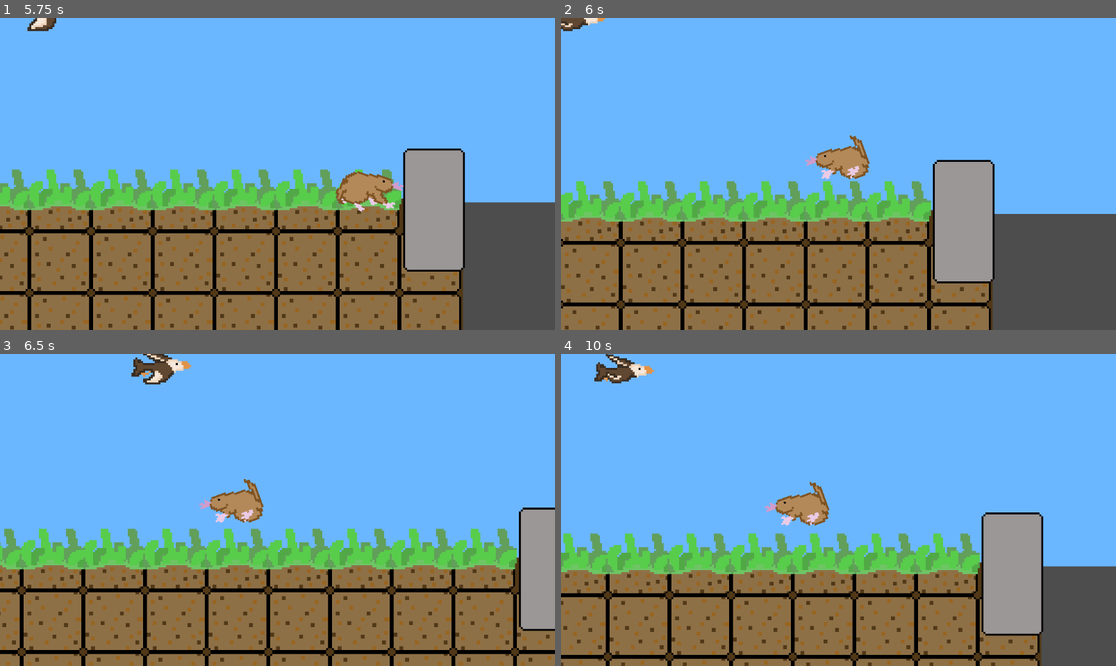
Above: before the commit, frames 1-4 (two rows, left to right).
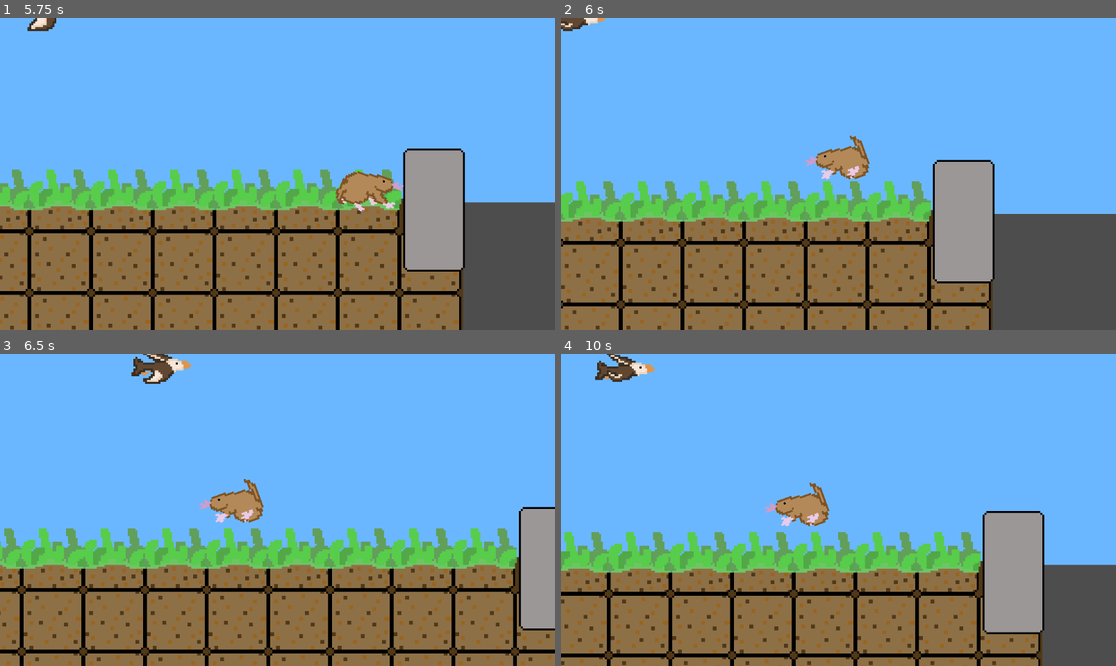
Above: after the commit, the same moments.

Repository: CanadianPS1/GameJam---Mole-Time
Game: Godot game, scene res://Scenes/game.tscn
Two runs of this game, one before a commit and one after it. Both use one fixed random seed, a clock stepped at 60 frames per second and the inputs below.
Inputs:
- Up to frame 1 (5.75 s): hold D (moveRight) 0.53-2.03 s; tap W (moveUp) at 0.6, 0.77, 1.07, 1.35, 1.52, 1.82, 2.1, 2.85, 3.02, 3.32, 3.6, 3.77, 4.07, 4.35, 4.52, 4.82, 5.1 s; hold A (moveLeft) 2.03-2.78 s; hold D (moveRight) 2.78-4.28 s; hold A (moveLeft) 4.28-5.03 s; hold D (moveRight) from 5.03 s (still down)
- Up to frame 2 (6 s): release D (moveRight) at 5.78 s; hold A (moveLeft) from 5.78 s (still down); tap W (moveUp) at 5.85 s
- Up to frame 3 (6.5 s): keep holding A (moveLeft); tap W (moveUp) at 6.02, 6.32 s
- Up to frame 4 (10 s): tap W (moveUp) at 6.6, 6.77, 7.07, 7.35, 7.52, 7.82, 8.1, 8.85, 9.02, 9.32, 9.6, 9.77 s; release A (moveLeft) at 7.28 s; hold D (moveRight) 7.28-9.53 s; hold A (moveLeft) from 9.53 s (still down)

Frame 1 is identical in both runs. In frame 2, less than 0.1% of the frame differs, in the area x 44-56%, y 37-52%; in frame 3, 2.4%; in frame 4, 8.5%, in the area x 0-100%, y 0-100%.

Commit message:
updated wrom timer to stop and decrease jump-velocity

Diff:
--- a/molegame/scripts/player.gd
+++ b/molegame/scripts/player.gd
@@ -1,16 +1,12 @@
 extends CharacterBody2D
 
-const JUMP_VELOCITY = -200.0
+var jump_velocity = -200.0
 var inGround = false
 var speed = 200.0
 var numWorms = 0
 var wormTimer: Timer
 
 @onready var animated_sprite: AnimatedSprite2D = $AnimatedSprite2D
-
-
-
-
 
 @onready var rigid_body: RigidBody2D = $RigidBody2D
 
@@ -29,7 +25,7 @@
 
 	# Handle jump.
 	if Input.is_action_just_pressed("moveUp") and is_on_floor():
-		velocity.y = JUMP_VELOCITY
+		velocity.y = jump_velocity
 	if Input.is_action_just_pressed("moveDown") and is_on_floor():
 		print("in grounds")
 		collision_mask &= ~(1 << 1)
@@ -74,13 +70,16 @@
 func _on_worm_timer_timeout():
 	if speed > 0:
 		print("ur speed decreased")
-		decrease_speed()
+		hit_by_worm()
 	else:
 		speed = 0
+		jump_velocity = 0
+		wormTimer.stop()
 
 
-func decrease_speed():
+func hit_by_worm():
 	for i in numWorms:
 		speed -= 1
+		jump_velocity += 1
 
 	print(speed)
Not shown: 1 places in molegame/Scenes/game.tscn that only renumber resources
